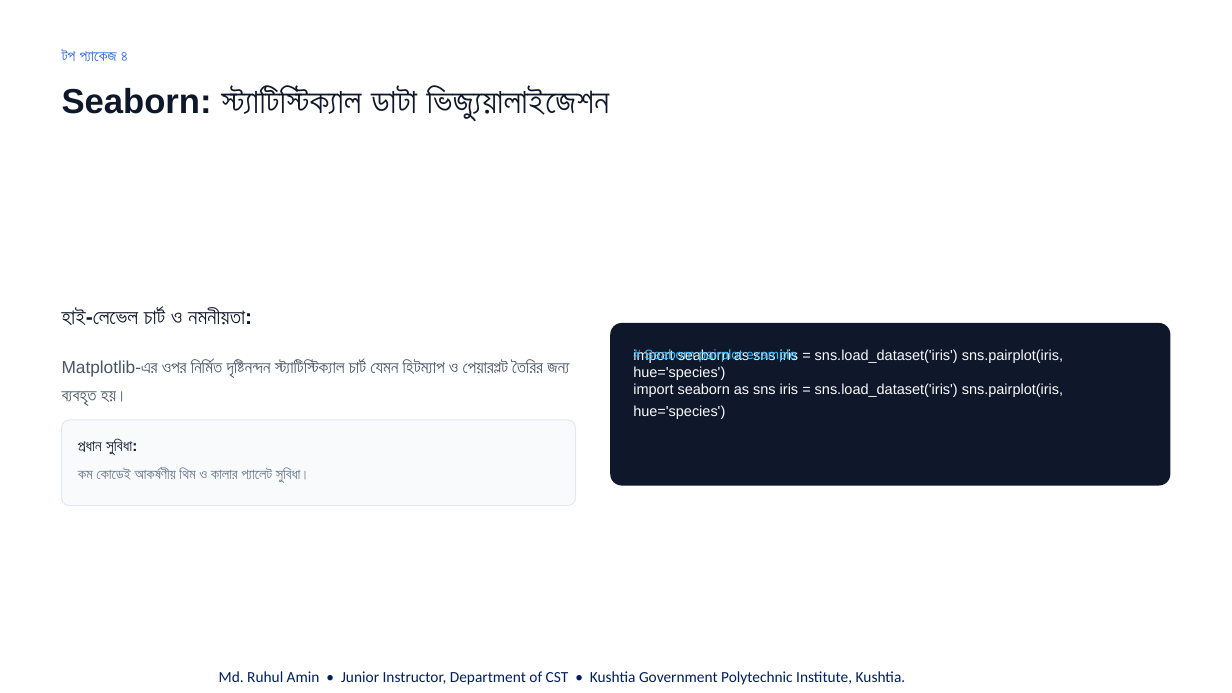
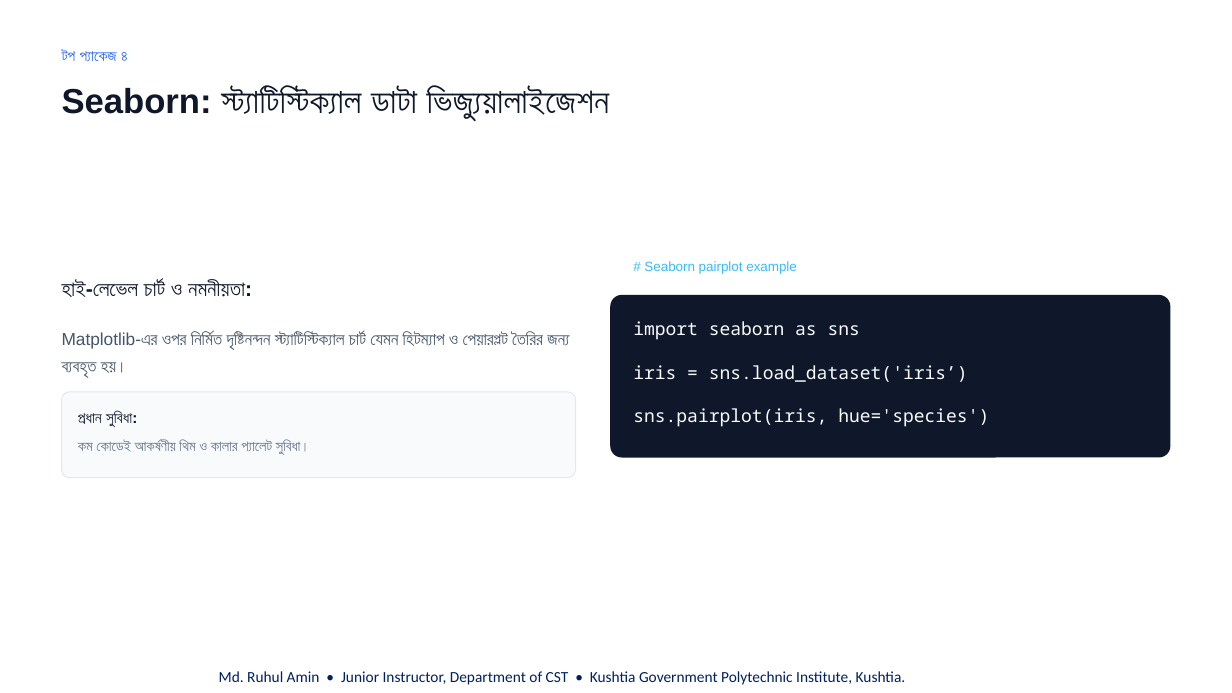
Before and after one commit to cseruhul/Class-Lecture, a slide deck: slide 17 of 03. Basic Apps Dev. Using Python/Theory/Python_Ch3.pptx. Drawn at 1232x693 pixels with LibreOffice and Linux fonts; fonts in the diff are those of the drawing. Boxes give left, top, right and bottom in pixels: in the first picture for what was removed or moved away, otherwise in the second. Text is boxed around its words. In the diff, an @@ line names an element or a change of style, - is before the commit and + after.

```diff
--- a/03. Basic Apps Dev. Using Python/Theory/Python_Ch3.pptx
+++ b/03. Basic Apps Dev. Using Python/Theory/Python_Ch3.pptx
@@ text "# Seaborn pairplot example": place and size @@
-text "# Seaborn pairplot example" at (644,349,797,362)
+text "# Seaborn pairplot example" at (644,261,797,274)
@@ text at (633,321,989,427): text changed; size 11.2 to 14 pt; font Arial to Noto Sans Mono @@
-import seaborn as sns iris = sns.load_dataset('iris') sns.pairplot(iris, hue='species')
+import seaborn as sns
+iris = sns.load_dataset('iris’)
+sns.pairplot(iris, hue='species')
@@ text removed at (633,383,1063,419) @@
-import seaborn as sns iris = sns.load_dataset('iris') sns.pairplot(iris, hue='species')
@@ 3 texts, 2 rounded rectangles: place and size @@
-3 texts, 2 rounded rectangles at (62,307,1170,506)
+3 texts, 2 rounded rectangles at (62,279,1170,478)
@@ text "প্রধান সুবিধা:": place and size @@
-text "প্রধান সুবিধা:" at (78,439,137,455)
+text "প্রধান সুবিধা:" at (78,411,137,427)
```
Also in this commit, not shown: 8 other slides changed, 1 other file.
